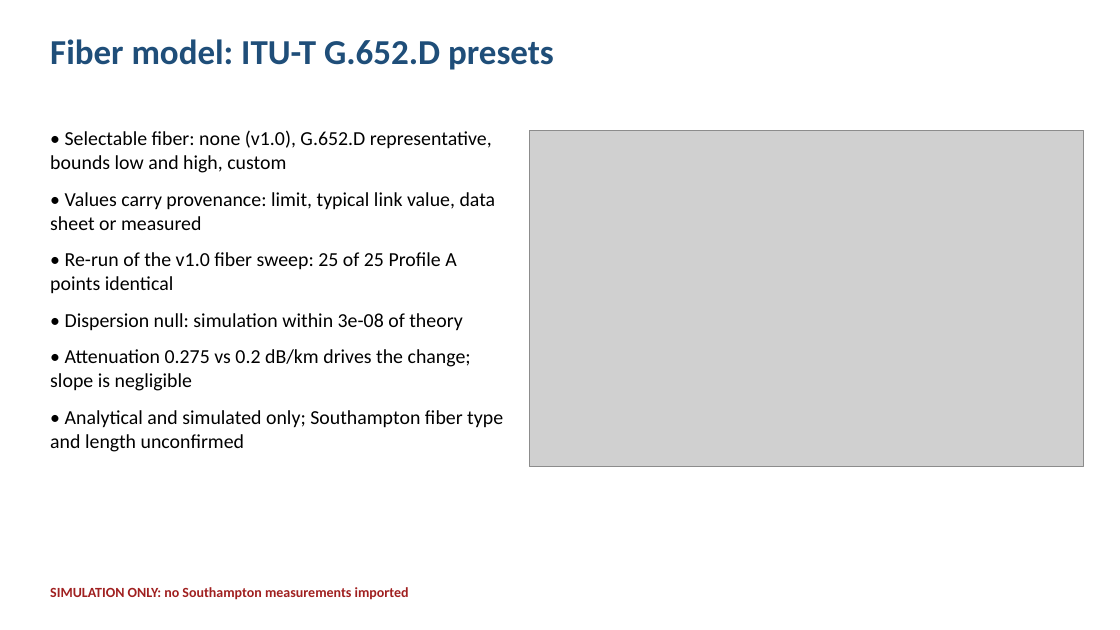
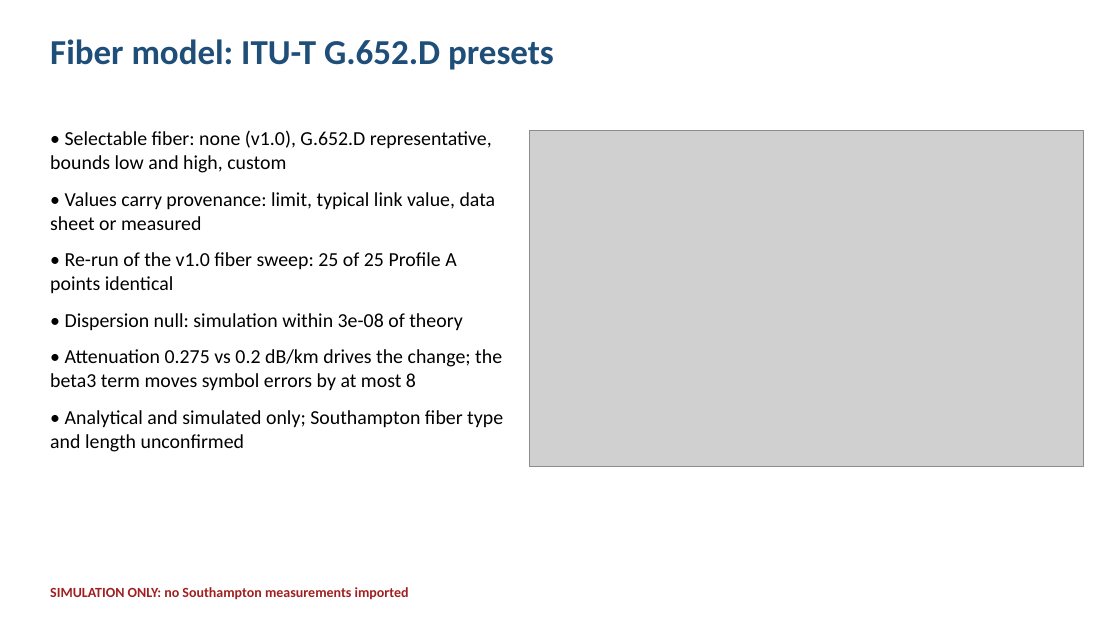
Before and after one commit to theerayutbo/OpticPS, a slide deck: slide 14 of slides/OpticPS_Research_Presentation.pptx. Drawn at 1120x630 pixels with LibreOffice and Linux fonts; fonts in the diff are those of the drawing; grey boxes stand for pictures. Boxes give left, top, right and bottom in pixels: in the first picture for what was removed or moved away, otherwise in the second. Text is boxed around its words. In the diff, an @@ line names an element or a change of style, - is before the commit and + after.

```diff
--- a/slides/OpticPS_Research_Presentation.pptx
+++ b/slides/OpticPS_Research_Presentation.pptx
@@ text at [50,349,502,390]: text changed @@
-• Attenuation 0.275 vs 0.2 dB/km drives the change; slope is negligible
+• Attenuation 0.275 vs 0.2 dB/km drives the change; the beta3 term moves symbol errors by at most 8
```
Also in this commit, not shown: 21 other files.
